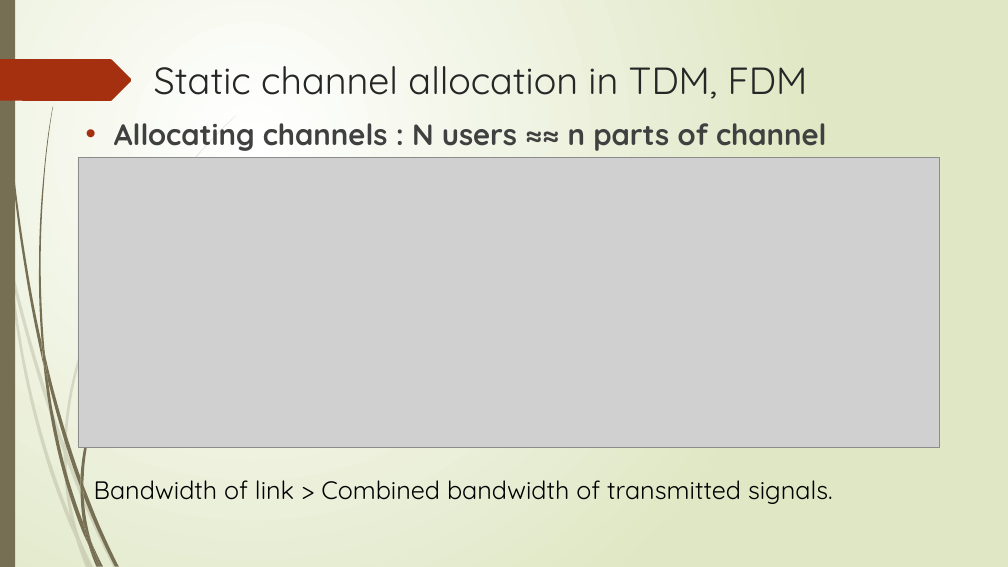
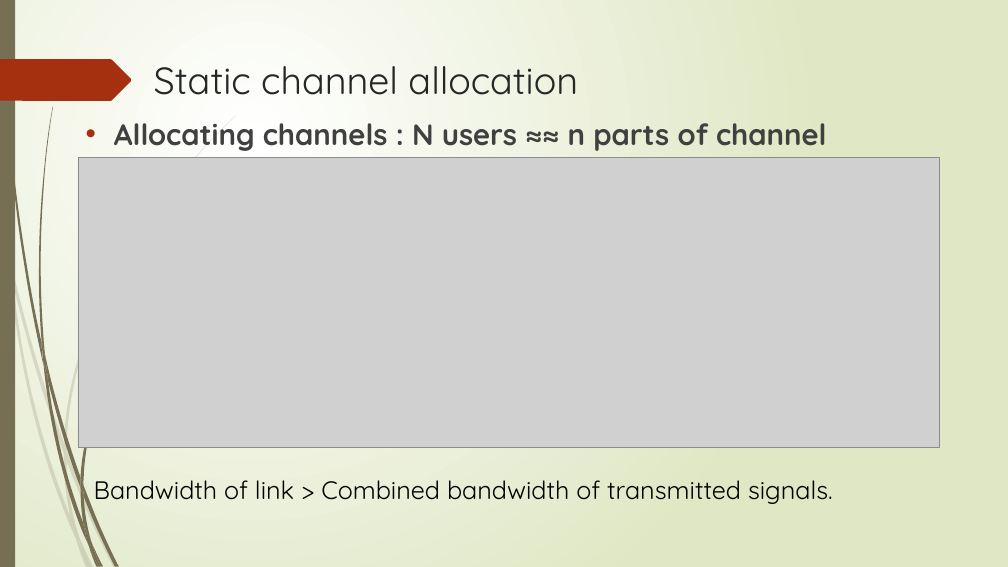
Before and after one commit to debopriyodjghosh/Channel-allocation-web-app, a slide deck: slide 5 of Docs/ppt.pptx. Drawn at 1008x567 pixels with LibreOffice and Linux fonts; fonts in the diff are those of the drawing; grey boxes stand for pictures. Boxes give left, top, right and bottom in pixels: in the first picture for what was removed or moved away, otherwise in the second. Text is boxed around its words. In the diff, an @@ line names an element or a change of style, - is before the commit and + after.

```diff
--- a/Docs/ppt.pptx
+++ b/Docs/ppt.pptx
@@ title at (x1=154, y1=66, x2=578, y2=95): text changed @@
-Static channel allocation in TDM, FDM
+Static channel allocation
```
Also in this commit, not shown: 3 other slides changed, 1 slide added, 2 other files.
